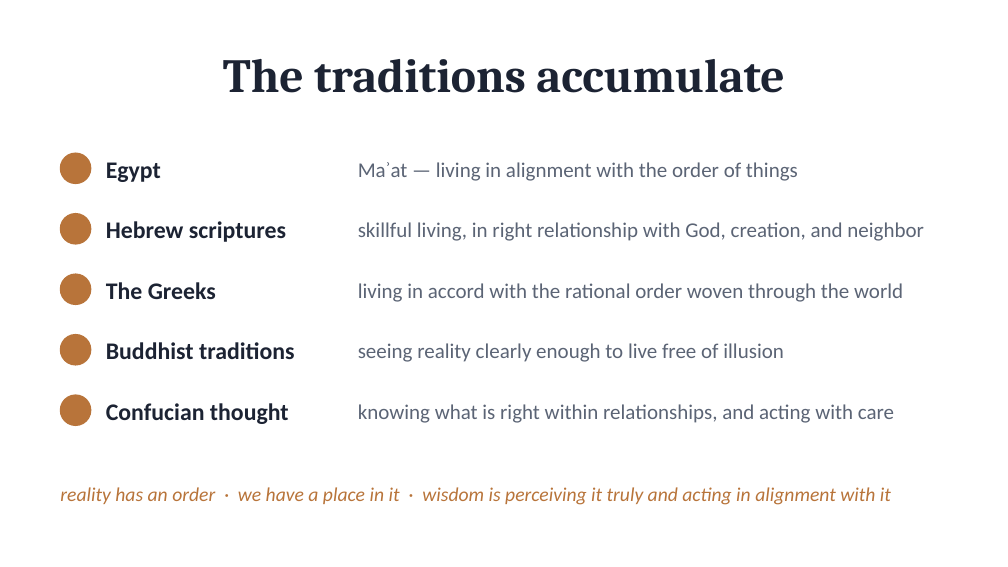
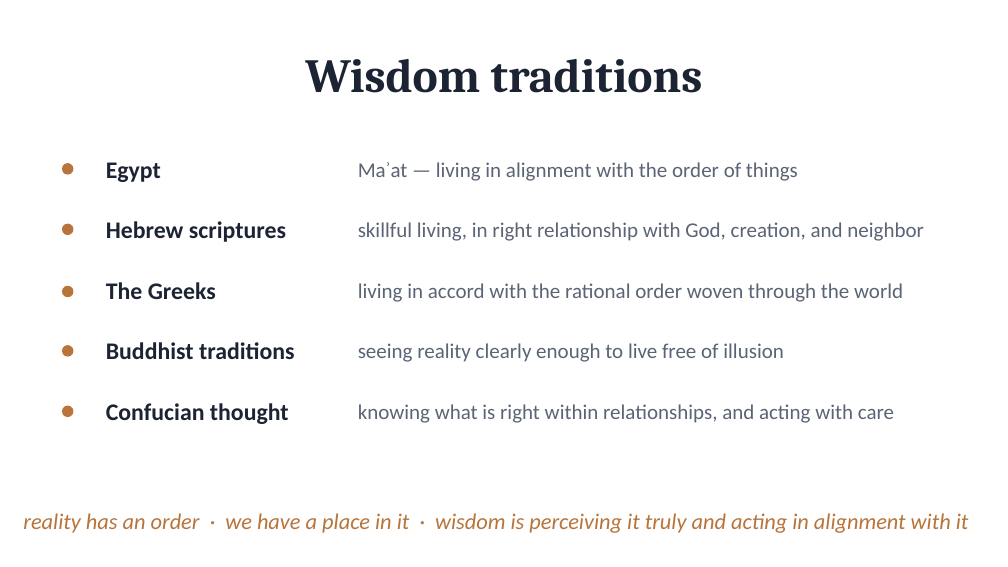
Before and after one commit to ericaraujophd/stem-slides, a slide deck: slide 10 of Session-2/S2-4-20pm-Wondergem-What-Does-It-Take-To-Be-Wise.pptx. Drawn at 1008x567 pixels with LibreOffice and Linux fonts; fonts in the diff are those of the drawing. Boxes give left, top, right and bottom in pixels: in the first picture for what was removed or moved away, otherwise in the second. Text is boxed around its words. In the diff, an @@ line names an element or a change of style, - is before the commit and + after.

```diff
--- a/Session-2/S2-4-20pm-Wondergem-What-Does-It-Take-To-Be-Wise.pptx
+++ b/Session-2/S2-4-20pm-Wondergem-What-Does-It-Take-To-Be-Wise.pptx
@@ title at (305,59,703,93): text changed @@
-The traditions accumulate
+Wisdom traditions
@@ ellipse: place and size @@
-ellipse at (60,153,91,183)
+ellipse at (62,164,73,174)
@@ ellipse: place and size @@
-ellipse at (60,214,91,244)
+ellipse at (62,225,73,235)
@@ ellipse: place and size @@
-ellipse at (60,274,91,304)
+ellipse at (62,286,73,296)
@@ ellipse: place and size @@
-ellipse at (60,335,91,365)
+ellipse at (62,346,73,356)
@@ ellipse: place and size @@
-ellipse at (60,395,91,425)
+ellipse at (62,406,73,416)
@@ text "reality has an order · ...": place and size @@
-text "reality has an order · ..." at (60,487,891,505)
+text "reality has an order · ..." at (23,513,969,533)
@@ text "reality has an order · ..." at (23,513,969,533): size 14 to 16 pt @@
```
Also in this commit, not shown: 11 other slides changed, 5 slides added, 3 slides removed, 3 other files.
